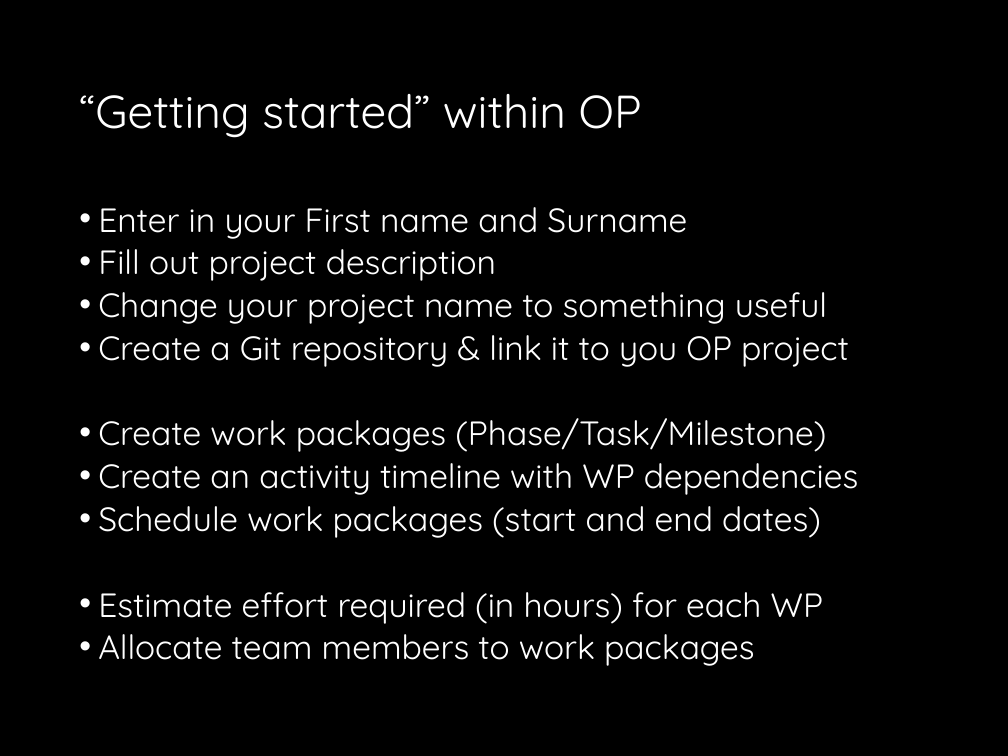
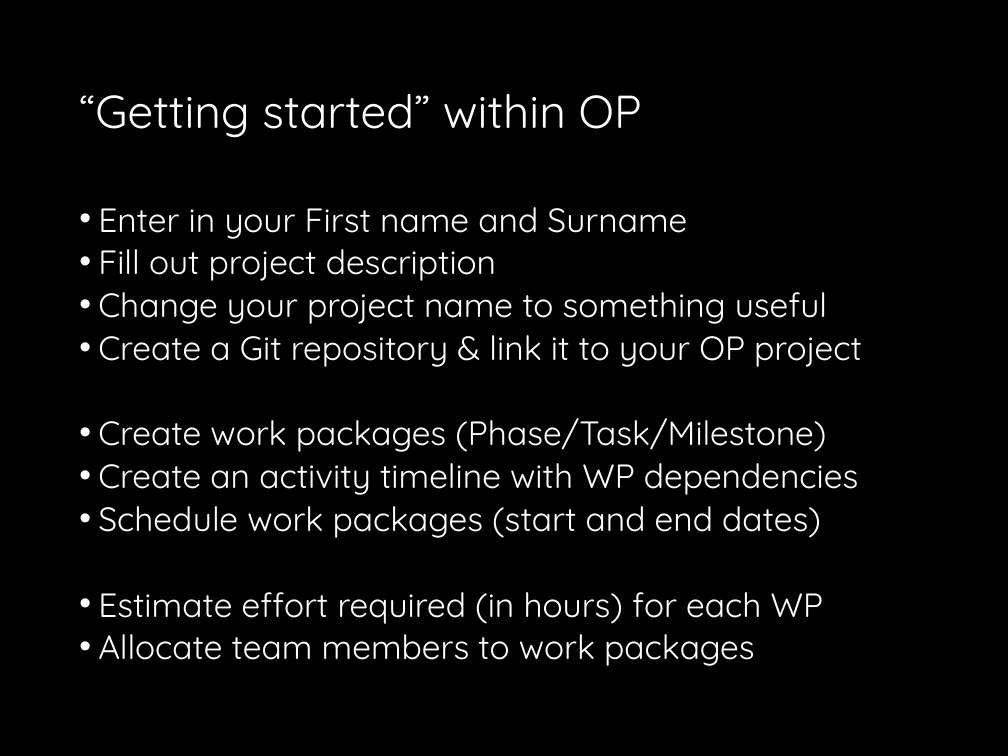
Before and after one commit to fossabot/SPE2018, a slide deck: slide 4 of Lecture Slides/02 Open Project.pptx (slide 5 before the commit). Drawn at 1008x756 pixels with LibreOffice and Linux fonts; fonts in the diff are those of the drawing. Boxes give left, top, right and bottom in pixels: in the first picture for what was removed or moved away, otherwise in the second. Text is boxed around its words. In the diff, an @@ line names an element or a change of style, - is before the commit and + after.

Commit message:
Tweaks

```diff
--- a/Lecture Slides/02 Open Project.pptx
+++ b/Lecture Slides/02 Open Project.pptx
@@ text at bbox=[98, 335, 862, 367]: text changed @@
-• Create a Git repository & link it to you OP project
+• Create a Git repository & link it to your OP project
```
